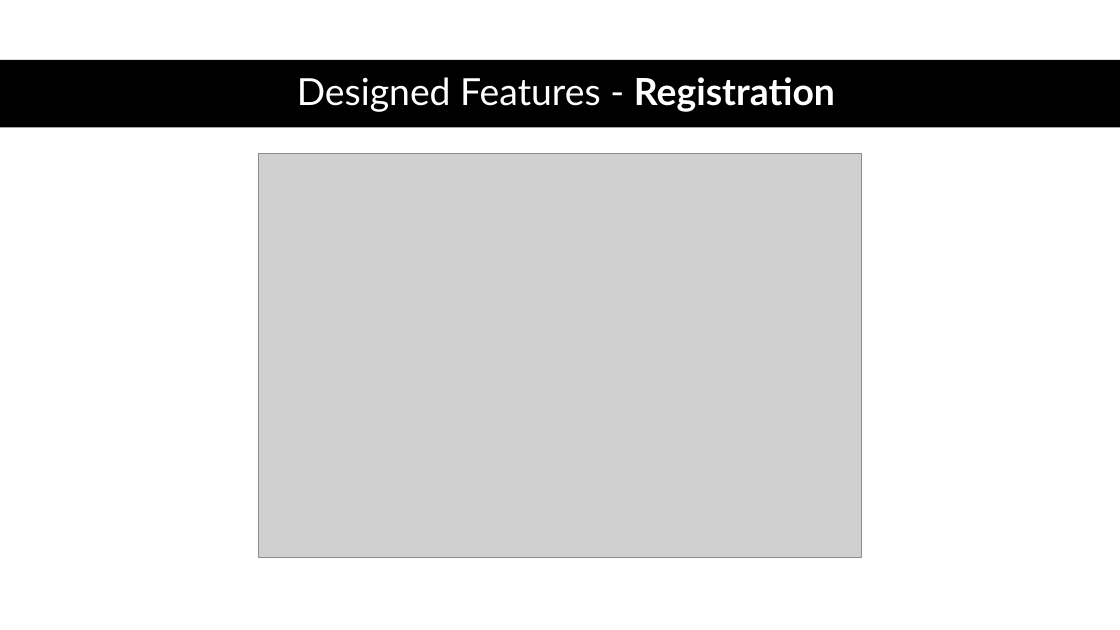
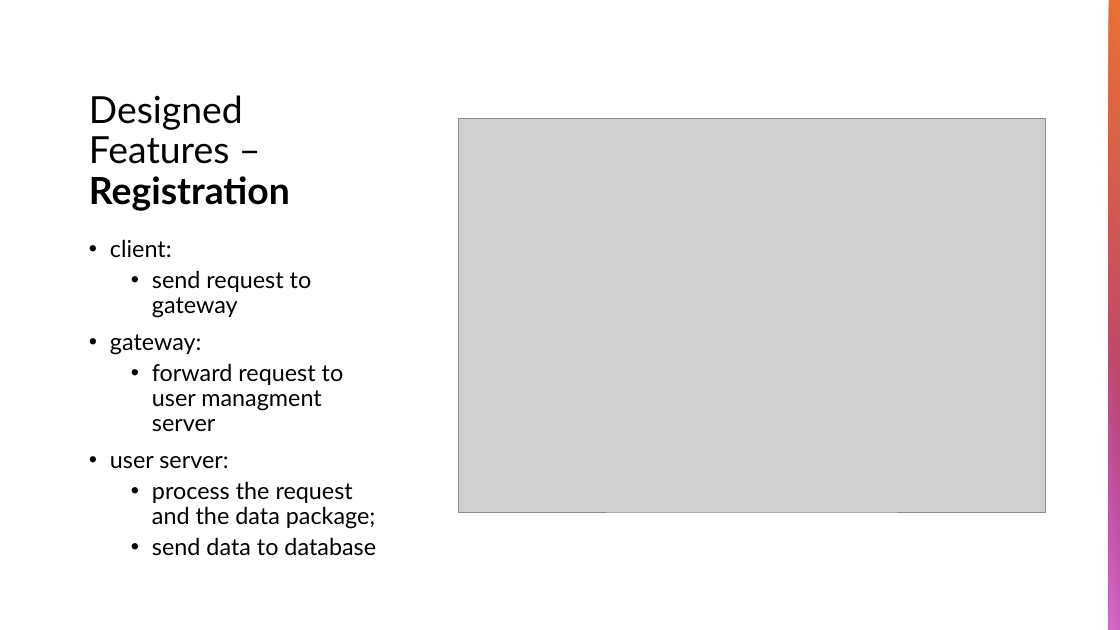
Before and after one commit to lzpmpc005/Simple_MOBA_Server_Simulator, a slide deck: slide 10 of Slides_and_Reports/personal project.pptx. Drawn at 1120x630 pixels with LibreOffice and Linux fonts; fonts in the diff are those of the drawing; grey boxes stand for pictures. Boxes give left, top, right and bottom in pixels: in the first picture for what was removed or moved away, otherwise in the second. Text is boxed around its words. In the diff, an @@ line names an element or a change of style, - is before the commit and + after.

```diff
--- a/Slides_and_Reports/personal project.pptx
+++ b/Slides_and_Reports/personal project.pptx
@@ rectangle added at [1109, 0, 1120, 630], fill gradient #E97132 to #A02B93 @@
@@ rectangle removed at [0, 60, 1120, 128] @@
@@ title "Designed Features – Registration" at [89, 95, 290, 211]: vertical alignment middle to bottom @@
@@ title at [89, 95, 290, 211]: text changed; text colour #FFFFFF to #000000 @@
-Designed Features - Registration
+Designed Features – Registration
@@ picture: place and size @@
-picture at [259, 154, 861, 558]
+picture at [458, 118, 1045, 512]
@@ text added at [110, 239, 376, 556], 20 pt, text #000000 @@
+• client:
+  • send request to gateway
+• gateway:
+  • forward request to user managment server
+• user server:
+  • process the request and the data package;
+  • send data to database
@@ rectangle added at [1109, 324, 1120, 630], fill gradient #D86ECC @@
```
Also in this commit, not shown: 4 other slides changed, 4 other files.
